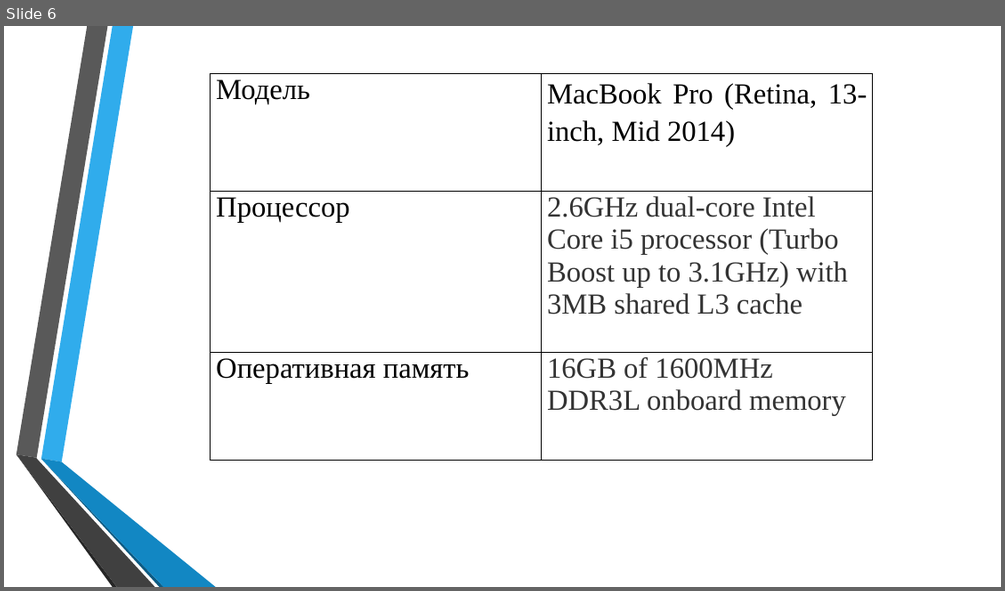
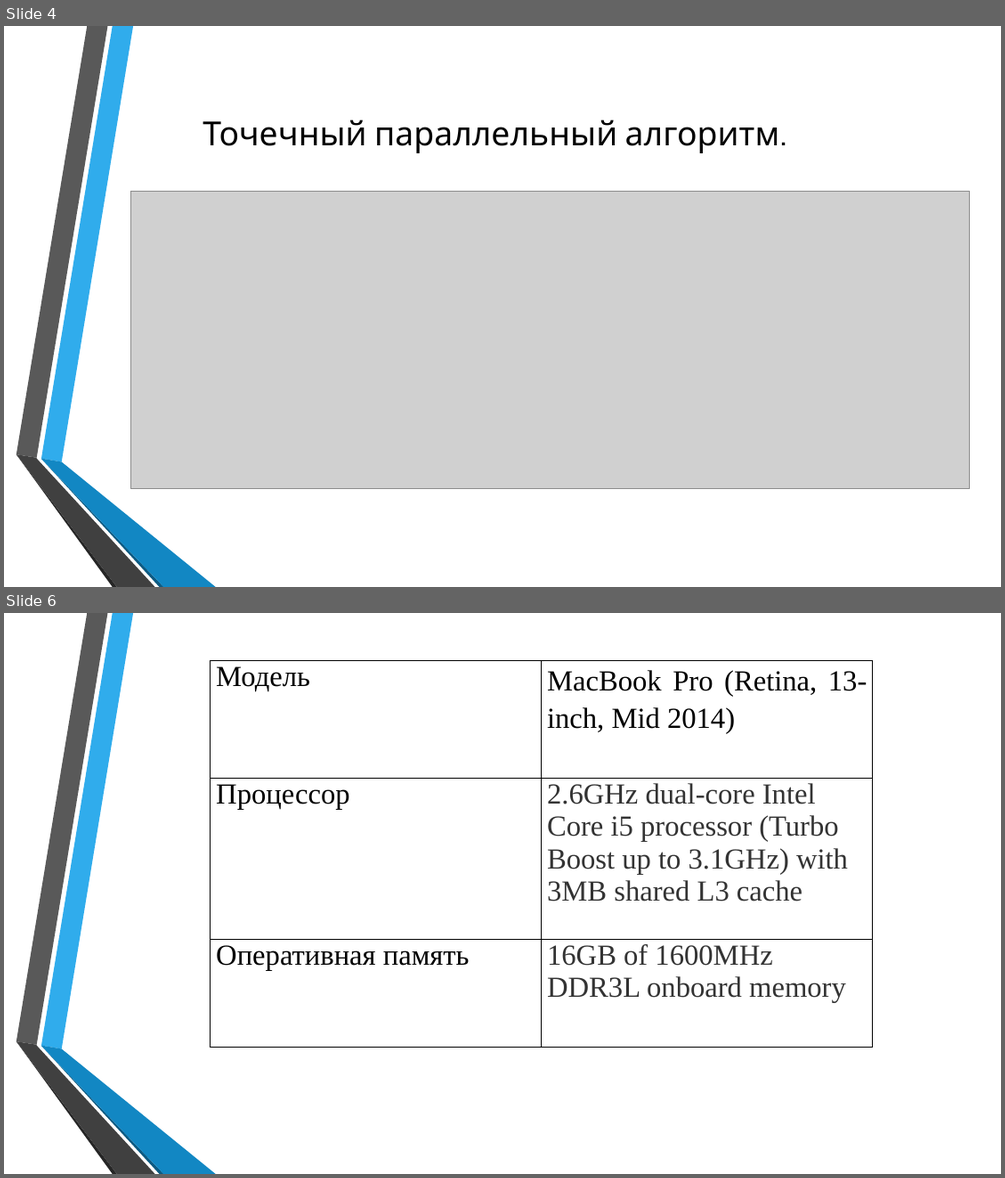
Before and after one commit to vadik49b/dirichlet_poisson_2d, a slide deck: doc/presentation.pptx. Shown one above the other, each under a label of ours: slide 6 before the commit, slides 4 and 6 after it; the slides between them are not shown. The pictures are 1005x591 and 1005x1178 pixels, drawn with LibreOffice and Linux fonts; fonts in the diff are those of the drawing; grey boxes stand for pictures; background and template pictures are left out. Boxes give left, top, right and bottom in pixels: in the first picture for what was removed or moved away, otherwise in the second. Text is boxed around its words. In the diff, an @@ line names an element or a change of style, - is before the commit and + after.

```diff
--- a/doc/presentation.pptx
+++ b/doc/presentation.pptx
@@ slide 4 added at bbox=[4, 26, 1001, 587], background picture (left out); not listed: 6 template elements that a slide beside it also shows @@
@@ text added at bbox=[202, 119, 780, 153], 32 pt, text #000000 @@
+Точечный параллельный алгоритм.
@@ picture added at bbox=[131, 192, 970, 488] @@
```
Also in this commit, not shown: 10 other slides added, 4 slides removed, 1 other file.
